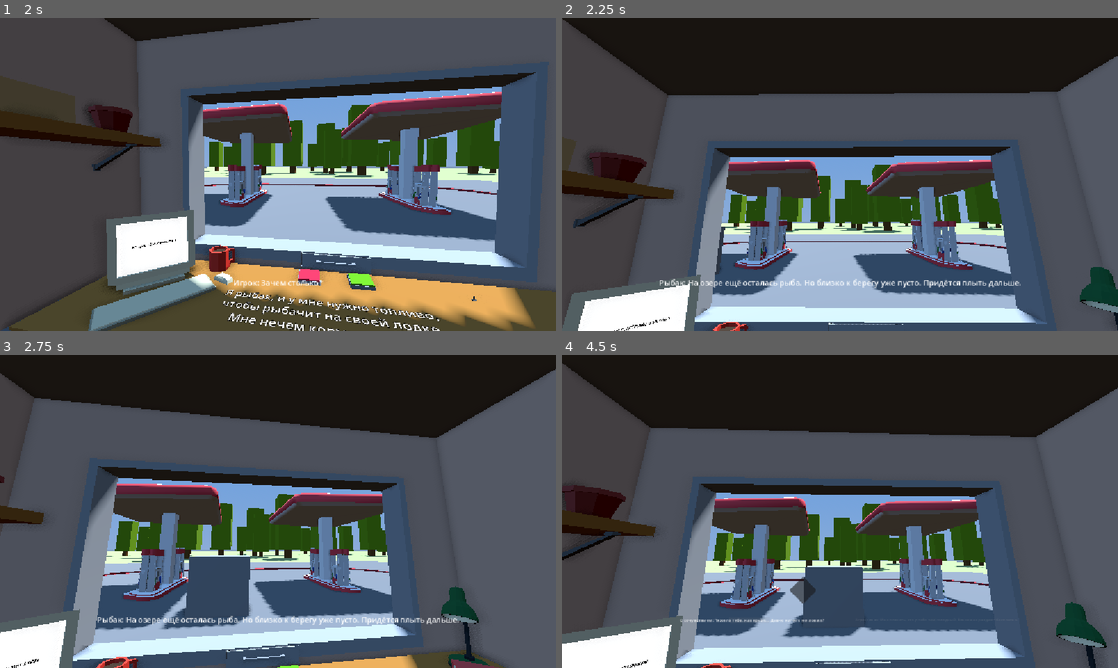
Above: before the commit, frames 1-4 (two rows, left to right).
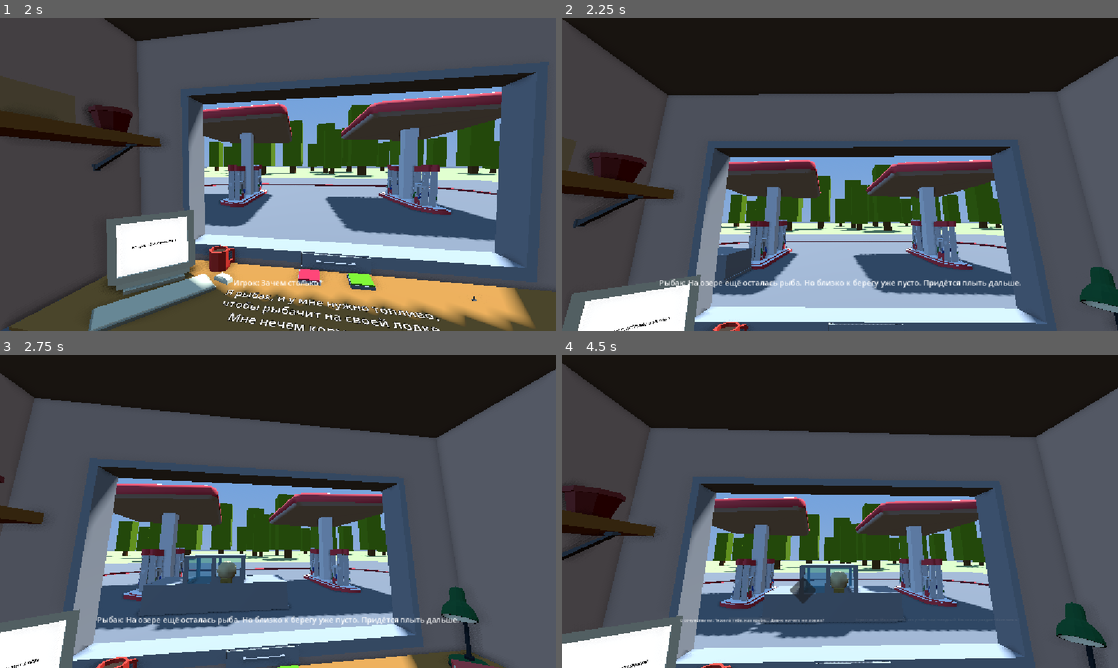
Above: after the commit, the same moments.

Repository: RolicsVin/AZS
Game: Godot game, scene res://scenes/game.tscn
Same seed, same stepped clock (60 frames per second), same inputs: the game is played once before the commit and once after it.
Inputs (mouse positions are in pixels of both pictures, inside the frame that each line leads up to):
- Up to frame 1 (2 s): tap Enter (ui_accept) at 0.5, 0.77, 1.52 s; move the mouse to (400, 158) at 0.52 s; hold Right (ui_right) 0.53-1.28 s; click (400, 158) at 0.6 s; move the mouse to (166, 190) at 1.27 s; hold Down (ui_down) from 1.28 s (still down); click (166, 190) at 1.35 s
- Up to frame 2 (2.25 s): move the mouse to (895, 105) at 2.02 s; release Down (ui_down) at 2.03 s; hold Right (ui_right) from 2.03 s (still down); click (895, 105) at 2.1 s
- Up to frame 3 (2.75 s): keep holding Right (ui_right)
- Up to frame 4 (4.5 s): move the mouse to (812, 574) at 2.77 s; release Right (ui_right) at 2.78 s; hold Up (ui_up) 2.78-3.53 s; click (812, 574) at 2.85 s; tap Enter (ui_accept) at 3.02, 3.77 s; move the mouse to (1006, 558) at 3.52 s; hold Left (ui_left) from 3.53 s (still down); click (1006, 558) at 3.6 s; move the mouse to (673, 464) at 4.27 s; click (673, 464) at 4.35 s

Frame 1 is identical in both runs. In frame 2, 0.6% of the frame differs, in the area x 27-35%, y 66-85%; in frame 3, 1.9%, in the area x 24-53%, y 63-89%; in frame 4, 1.8%.

Commit message:
Update game.tscn

Diff:
--- a/scenes/game.tscn
+++ b/scenes/game.tscn
@@ -176,6 +176,50 @@
 }
 
 [sub_resource type="BoxMesh" id="BoxMesh_w1h7m"]
+size = Vector3(1, 0.049072266, 1)
+
+[sub_resource type="BoxMesh" id="BoxMesh_pr1ej"]
+size = Vector3(0.048858643, 0.39956665, 1)
+
+[sub_resource type="StandardMaterial3D" id="StandardMaterial3D_h3rex"]
+transparency = 4
+albedo_color = Color(0.2901961, 0.72156864, 0.84313726, 0.39215687)
+
+[sub_resource type="BoxMesh" id="BoxMesh_oaba0"]
+material = SubResource("StandardMaterial3D_h3rex")
+size = Vector3(0.033203125, 0.4189453, 0.9091797)
+
+[sub_resource type="BoxMesh" id="BoxMesh_fedci"]
+material = SubResource("StandardMaterial3D_h3rex")
+size = Vector3(0.033203125, 0.4189453, 0.4194336)
+
+[sub_resource type="BoxMesh" id="BoxMesh_8ool0"]
+size = Vector3(2.3701172, 0.049072266, 1)
+
+[sub_resource type="BoxMesh" id="BoxMesh_0sl42"]
+size = Vector3(0.5975342, 0.049072266, 1)
+
+[sub_resource type="BoxMesh" id="BoxMesh_458eo"]
+size = Vector3(0.7879944, 0.049072266, 1)
+
+[sub_resource type="BoxMesh" id="BoxMesh_05nbr"]
+size = Vector3(2.2861328, 0.44458008, 0.020507813)
+
+[sub_resource type="BoxMesh" id="BoxMesh_h3rex"]
+size = Vector3(0.07342529, 0.4354248, 0.020507813)
+
+[sub_resource type="StandardMaterial3D" id="StandardMaterial3D_oq1mk"]
+albedo_color = Color(0.61818177, 0.50116557, 0.21711189, 1)
+
+[sub_resource type="BoxMesh" id="BoxMesh_a1aj3"]
+material = SubResource("StandardMaterial3D_oq1mk")
+size = Vector3(0.18359375, 0.45703125, 0.34765625)
+
+[sub_resource type="StandardMaterial3D" id="StandardMaterial3D_7025r"]
+albedo_color = Color(0.8332363, 0.75295025, 0.5369804, 1)
+
+[sub_resource type="SphereMesh" id="SphereMesh_hf7dp"]
+material = SubResource("StandardMaterial3D_7025r")
 
 [sub_resource type="Resource" id="Resource_u5sy4"]
 script = ExtResource("3_p57ef")
@@ -255,7 +299,6 @@
 
 [node name="Car" type="Node3D" parent="Cars" unique_id=463594966 node_paths=PackedStringArray("anim")]
 transform = Transform3D(1, 0, 0, 0, 1, 0, 0, 0, 1, 0.006052017, 0, -5.583511)
-visible = false
 script = ExtResource("3_lnu2h")
 character = SubResource("Resource_iywne")
 anim = NodePath("AnimationPlayer")
@@ -269,8 +312,84 @@
 gizmo_extents = 3.66
 
 [node name="MeshInstance3D" type="MeshInstance3D" parent="Cars/Car" unique_id=435432154]
-transform = Transform3D(1, 0, 0, 0, 1, 0, 0, 0, 1, 0, 0.4518559, 0)
+transform = Transform3D(1, 0, 0, 0, 1, 0, 0, 0, 1, -0.075660616, 0.95606875, 0)
 mesh = SubResource("BoxMesh_w1h7m")
+
+[node name="MeshInstance3D3" type="MeshInstance3D" parent="Cars/Car" unique_id=1498878297]
+transform = Transform3D(1, 0, 0, 0, 1, 0, 0, 0, 1, -1.1344452, 0.32382083, 0)
+mesh = SubResource("BoxMesh_pr1ej")
+
+[node name="MeshInstance3D8" type="MeshInstance3D" parent="Cars/Car" unique_id=2087910846]
+transform = Transform3D(1, 0, 0, 0, 1, 0, 0, 0, 1, -0.5462557, 0.72605115, 0)
+mesh = SubResource("BoxMesh_oaba0")
+
+[node name="MeshInstance3D10" type="MeshInstance3D" parent="Cars/Car" unique_id=93877729]
+transform = Transform3D(1, 0, 0, 0, 1, 0, 0, 0, 1, 0.38807476, 0.72605115, 0)
+mesh = SubResource("BoxMesh_oaba0")
+
+[node name="MeshInstance3D17" type="MeshInstance3D" parent="Cars/Car" unique_id=1425971684]
+transform = Transform3D(-4.371139e-08, 0, 1, 0, 1, 0, -1, 0, -4.371139e-08, -0.07971232, 0.72605115, -0.47261524)
+mesh = SubResource("BoxMesh_oaba0")
+
+[node name="MeshInstance3D18" type="MeshInstance3D" parent="Cars/Car" unique_id=1225997075]
+transform = Transform3D(-4.371139e-08, 0, 1, 0, 1, 0, -1, 0, -4.371139e-08, -0.32458532, 0.72605115, 0.47214937)
+mesh = SubResource("BoxMesh_fedci")
+
+[node name="MeshInstance3D4" type="MeshInstance3D" parent="Cars/Car" unique_id=2145978317]
+transform = Transform3D(1, 0, 0, 0, 1, 0, 0, 0, 1, 1.1364126, 0.32382083, 0)
+mesh = SubResource("BoxMesh_pr1ej")
+
+[node name="MeshInstance3D2" type="MeshInstance3D" parent="Cars/Car" unique_id=421420453]
+transform = Transform3D(1, 0, 0, 0, 1, 0, 0, 0, 1, 0, 0.104602516, 0)
+mesh = SubResource("BoxMesh_8ool0")
+
+[node name="MeshInstance3D7" type="MeshInstance3D" parent="Cars/Car" unique_id=1921331157]
+transform = Transform3D(1, 0, 0, 0, 1, 0, 0, 0, 1, -0.8501587, 0.49783748, 0)
+mesh = SubResource("BoxMesh_0sl42")
+
+[node name="MeshInstance3D9" type="MeshInstance3D" parent="Cars/Car" unique_id=814676179]
+transform = Transform3D(1, 0, 0, 0, 1, 0, 0, 0, 1, 0.73331547, 0.49783748, 0)
+mesh = SubResource("BoxMesh_458eo")
+
+[node name="MeshInstance3D5" type="MeshInstance3D" parent="Cars/Car" unique_id=1136878538]
+transform = Transform3D(1, 0, 0, 0, 1, 0, 0, 0, 1, 0, 0.30235642, 0.4897461)
+mesh = SubResource("BoxMesh_05nbr")
+
+[node name="MeshInstance3D11" type="MeshInstance3D" parent="Cars/Car" unique_id=884637517]
+transform = Transform3D(1, 0, 0, 0, 1, 0, 0, 0, 1, -0.5401306, 0.7205083, 0.4897461)
+mesh = SubResource("BoxMesh_h3rex")
+
+[node name="MeshInstance3D12" type="MeshInstance3D" parent="Cars/Car" unique_id=1289785766]
+transform = Transform3D(1, 0, 0, 0, 1, 0, 0, 0, 1, -0.5401306, 0.7205083, -0.48771286)
+mesh = SubResource("BoxMesh_h3rex")
+
+[node name="MeshInstance3D13" type="MeshInstance3D" parent="Cars/Car" unique_id=193706521]
+transform = Transform3D(1, 0, 0, 0, 1, 0, 0, 0, 1, 0.37904632, 0.7205083, 0.4897461)
+mesh = SubResource("BoxMesh_h3rex")
+
+[node name="MeshInstance3D14" type="MeshInstance3D" parent="Cars/Car" unique_id=776527053]
+transform = Transform3D(1, 0, 0, 0, 1, 0, 0, 0, 1, 0.37904632, 0.7205083, -0.48771286)
+mesh = SubResource("BoxMesh_h3rex")
+
+[node name="MeshInstance3D15" type="MeshInstance3D" parent="Cars/Car" unique_id=462128935]
+transform = Transform3D(1, 0, 0, 0, 1, 0, 0, 0, 1, -0.10353592, 0.7205083, 0.4897461)
+mesh = SubResource("BoxMesh_h3rex")
+
+[node name="MeshInstance3D16" type="MeshInstance3D" parent="Cars/Car" unique_id=469712042]
+transform = Transform3D(1, 0, 0, 0, 1, 0, 0, 0, 1, -0.10353592, 0.7205083, -0.48771286)
+mesh = SubResource("BoxMesh_h3rex")
+
+[node name="MeshInstance3D6" type="MeshInstance3D" parent="Cars/Car" unique_id=564518889]
+transform = Transform3D(1, 0, 0, 0, 1, 0, 0, 0, 1, 0, 0.30235642, -0.4887414)
+mesh = SubResource("BoxMesh_05nbr")
+
+[node name="MeshInstance3D19" type="MeshInstance3D" parent="Cars/Car" unique_id=845120235]
+transform = Transform3D(1, 0, 0, 0, 1, 0, 0, 0, 1, 0.09871488, 0.3551934, 0.20237589)
+mesh = SubResource("BoxMesh_a1aj3")
+
+[node name="MeshInstance3D20" type="MeshInstance3D" parent="Cars/Car" unique_id=339023943]
+transform = Transform3D(0.34, 0, 0, 0, 0.34, 0, 0, 0, 0.34, 0.09625243, 0.70653903, 0.20237923)
+mesh = SubResource("SphereMesh_hf7dp")
 
 [node name="Car2" type="Node3D" parent="Cars" unique_id=2064079001 node_paths=PackedStringArray("anim")]
 transform = Transform3D(1, 0, 0, 0, 1, 0, 0, 0, 1, -19.501451, 0, -5.583511)
Not shown: 1 places in scenes/game.tscn that only renumber resources
